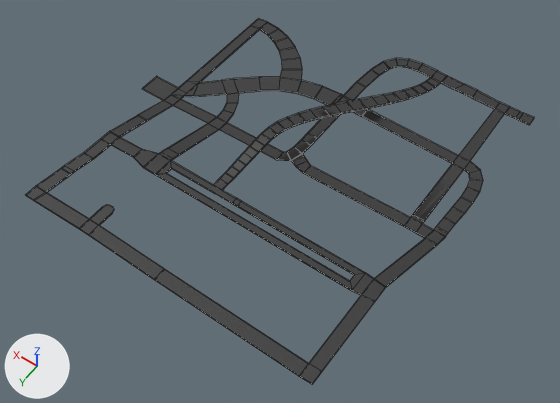
One commit to the FBX model Quartermaster/Assets/Models/FBX/New Map/Buildings/ground/roads.fbx: the scene before it, then after it.
Before and after are seen from a 50 mm lens placed at (-235.0, 345.0, 480.0), pointed at (-10.0, 30.0, -15.0). Every picture has the same lights, and +X, +Y and +Z are marked at lower left. Mesh edges are drawn as thin lines.

The older version as bpy lines, for what is in view:
```python
me_plane_009 = bpy.data.meshes.new('Plane.009')
me_plane_009.from_pydata(...)  # 468 vertices, 478 faces; spans x -142.0..155.0, y -164.0..159.0, z -2.0..26.0
me_plane_009.materials.append(mat_roads)  # black #353535
ob_road = bpy.data.objects.new('_road', me_plane_009)
ob_road.location = (0.0, 0.0, 1.0)
```
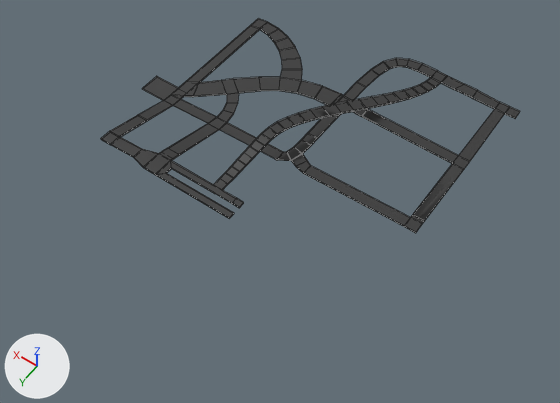
Patch to the scene script:
```diff
--- a/Quartermaster/Assets/Models/FBX/New Map/Buildings/ground/roads.fbx.py
+++ b/Quartermaster/Assets/Models/FBX/New Map/Buildings/ground/roads.fbx.py
@@ me_plane_009 @@
 # used by ob_road; location = (0.0, 0.0, 1.0)
-me_plane_009.from_pydata(...)  # 468 vertices, 478 faces; spans x -142.0..155.0, y -164.0..159.0, z -2.0..26.0
+me_plane_009.from_pydata(...)  # 360 vertices, 365 faces; spans x -128.0..155.0, y -164.0..85.0, z -2.0..26.0
+# me_plane_009 part 1
+# 108 vertices are removed from x -141.0..137.0, y -81.0..159.0, z -2.0..16.0
+# 118 faces are deleted
+# 8 vertices are added at x -3.0, y 67.0..85.0, z 14.0..16.0
+# 13 new faces join them
+# me_plane_009 part 2
+# 8 vertices are removed from x -142.0..-131.0, y -160.0..-150.0, z -2.0..0.0
+# 9 faces are deleted
+# 1 new face joins them
 me_plane_009.materials.append(mat_roads)
```

Changed parts and their boxes [x1, y1, x2, y2] in the pictures (560 x 403 px):
'_road', reshaped (18% narrower, 41% shorter): before [26, 18, 535, 384]; after [101, 18, 520, 233]
part 1 of me_plane_009, cut back: before [26, 139, 483, 384]; after [101, 139, 470, 231]
part 2 of me_plane_009, cut back: before [515, 111, 535, 125]
